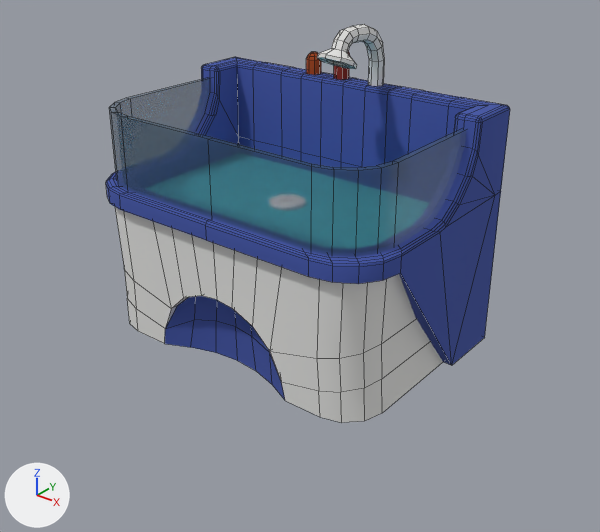
An edit to the FBX model Assets/_Projects/Models/Interactable/SM_Props_Bathing_Counter.fbx, drawn before and after from the same camera.
The view is the same before and after, from a 50 mm lens placed at (1.033, -1.273, 0.942), pointed at (0.052, -0.047, 0.182). Lighting does not change. The marker at lower left points along +X, +Y and +Z. Mesh edges are drawn as thin lines.

In view in the first picture: 'SM_Props_Bathing_Counter'.
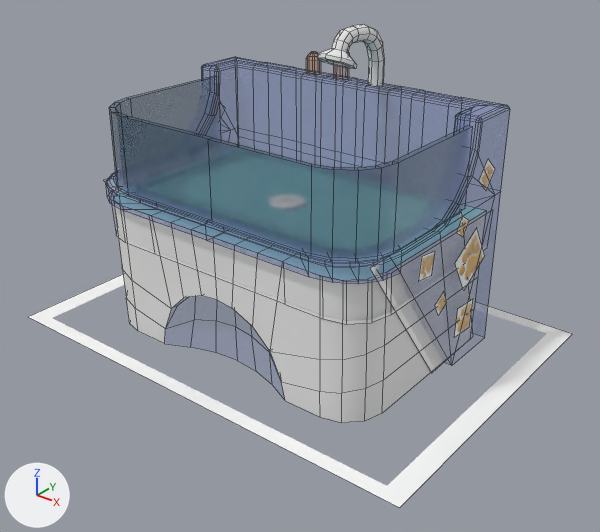
The newer file is also rescaled (x0.982) as a whole; pictures and numbers use the older file's frame.

Where the change shows, as pixel boxes [x1, y1, x2, y2] in the pictures (600 x 532 px):
```json
{"object": "SM_Props_Bathing_Counter", "change": "surface changed, reshaped", "before": [106, 24, 510, 423], "after": [28, 24, 572, 508], "on screen": "35% wider, 21% taller"}
{"part": 1, "of": "me_sm_props_bathing_counter", "change": "built on", "before": [115, 207, 443, 423], "after": [28, 104, 572, 508]}
{"part": 2, "of": "me_sm_props_bathing_counter", "change": "recoloured", "before": [106, 26, 510, 400], "after": [114, 26, 485, 351]}
```

Edits to the scene script, one JSON object a line:
```json
{"op": "set", "path": "img_t_props_texture_pack_png", "old": "load_image('T_Props_Texture_Pack.png', 'Materials/T_Props_Texture_Pack.png', 1024, 1024, 'sRGB')", "new": "load_image('T_Props_Texture_Pack.png', 'Materials/T_Props_Texture_Pack.png', 1024, 1024, 'Non-Color')"}
{"op": "add", "block": "img_t_props_shadow_png", "code": ["img_t_props_shadow_png = load_image('T_Props_Shadow.png', '../Decoration/Materials/T_Props_Shadow.png', 512, 512, 'Non-Color')"]}
{"op": "add", "block": "mat_m_props_texture_pack", "code": ["mat_m_props_texture_pack = bpy.data.materials.new('M_Props_Texture_Pack')", "# uses the picture img_t_props_texture_pack_png"]}
{"op": "add", "block": "mat_m_props_shadow", "code": ["mat_m_props_shadow = bpy.data.materials.new('M_Props_Shadow')", "# uses the picture img_t_props_shadow_png"]}
{"block": "me_sm_props_bathing_counter", "where": "# used by ob_sm_props_bathing_counter; location = (0.0, 0.0, 0.0)"}
{"op": "remove", "block": "me_sm_props_bathing_counter", "code": "me_sm_props_bathing_counter.from_pydata(...)  # 781 vertices, 719 faces; spans x -0.361..0.361, y -0.263..0.218, z -0.001..0.654"}
{"op": "add", "block": "me_sm_props_bathing_counter", "code": "me_sm_props_bathing_counter.from_pydata(...)  # 865 vertices, 745 faces; spans x -0.506..0.506, y -0.355..0.355, z -0.001..0.654"}
{"block": "me_sm_props_bathing_counter", "change": "me_sm_props_bathing_counter part 1"}
{"block": "me_sm_props_bathing_counter", "change": "4 vertices in x 0.291..0.333, y -0.233..0.196, z 0.141..0.151 move by (0.007, 0.0, 0.0)"}
{"block": "me_sm_props_bathing_counter", "change": "3 vertices in x 0.295..0.337, y -0.231..0.194, z 0.067..0.076 move by (0.003, 0.0, 0.0)"}
{"block": "me_sm_props_bathing_counter", "change": "3 vertices in x -0.337..-0.295, y -0.231..0.194, z 0.067..0.076 move by (-0.003, 0.0, 0.0)"}
{"block": "me_sm_props_bathing_counter", "change": "3 vertices in x -0.333..-0.291, y -0.233..-0.161, z 0.141..0.151 move by (-0.007, 0.0, 0.0)"}
{"block": "me_sm_props_bathing_counter", "change": "7 vertices move from x -0.333..0.325, y -0.245..0.196, z 0.059..0.151 to x -0.341..0.329, y -0.245..0.196, z 0.059..0.151"}
{"block": "me_sm_props_bathing_counter", "change": "84 vertices are added at x -0.506..0.506, y -0.355..0.355, z 0.0..0.432"}
{"block": "me_sm_props_bathing_counter", "change": "14 new faces join them, mat_m_props_shadow"}
{"block": "me_sm_props_bathing_counter", "change": "12 new faces join them, mat_m_props_texture_pack"}
{"block": "me_sm_props_bathing_counter", "change": "me_sm_props_bathing_counter part 2: 683 faces spanning x -0.361..0.361, y -0.263..0.218, z -0.001..0.654 switch from mat_m_props_texture_pack_004 (picture img_t_props_texture_pack_png) to mat_m_props_texture_pack"}
{"op": "add", "block": "me_sm_props_bathing_counter", "code": "me_sm_props_bathing_counter.materials.append(mat_m_props_shadow)"}
```
